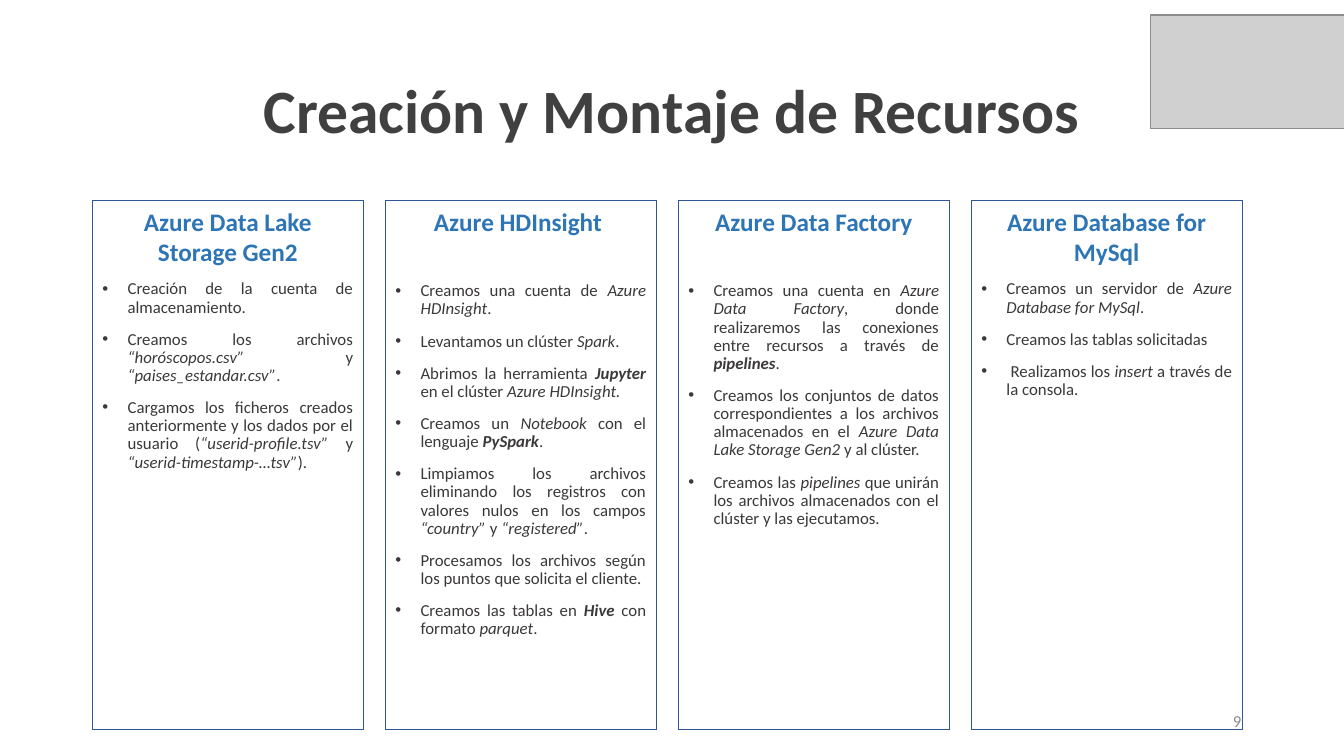
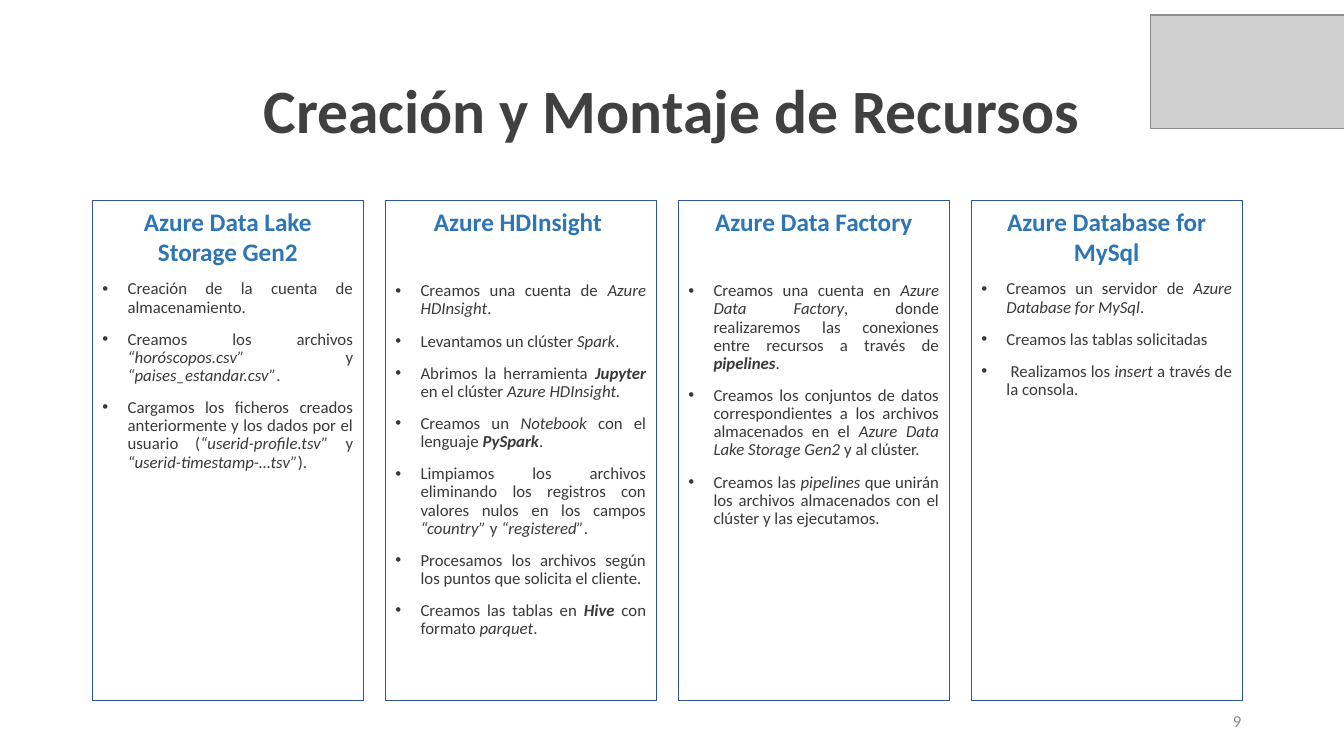
Before and after one commit to luismiguelsenor/Grupo1, a slide deck: slide 9 of Ejercicio.Final.2.pptx. Drawn at 1344x756 pixels with LibreOffice and Linux fonts; fonts in the diff are those of the drawing; grey boxes stand for pictures. Boxes give left, top, right and bottom in pixels: in the first picture for what was removed or moved away, otherwise in the second. Text is boxed around its words. In the diff, an @@ line names an element or a change of style, - is before the commit and + after.

```diff
--- a/Ejercicio.Final.2.pptx
+++ b/Ejercicio.Final.2.pptx
@@ rectangle "Azure Data Lake Storage Gen2": place and size @@
-rectangle "Azure Data Lake Storage Gen2" at [93, 201, 364, 729]
+rectangle "Azure Data Lake Storage Gen2" at [93, 201, 364, 701]
@@ rectangle "Azure HDInsight": place and size @@
-rectangle "Azure HDInsight" at [385, 201, 656, 729]
+rectangle "Azure HDInsight" at [385, 201, 656, 701]
@@ rectangle "Azure Data Factory": place and size @@
-rectangle "Azure Data Factory" at [679, 201, 950, 729]
+rectangle "Azure Data Factory" at [679, 201, 950, 701]
@@ rectangle "Azure Database for MySql": place and size @@
-rectangle "Azure Database for MySql" at [972, 201, 1243, 729]
+rectangle "Azure Database for MySql" at [972, 201, 1243, 701]
```
Also in this commit, not shown: 2 other slides changed.
